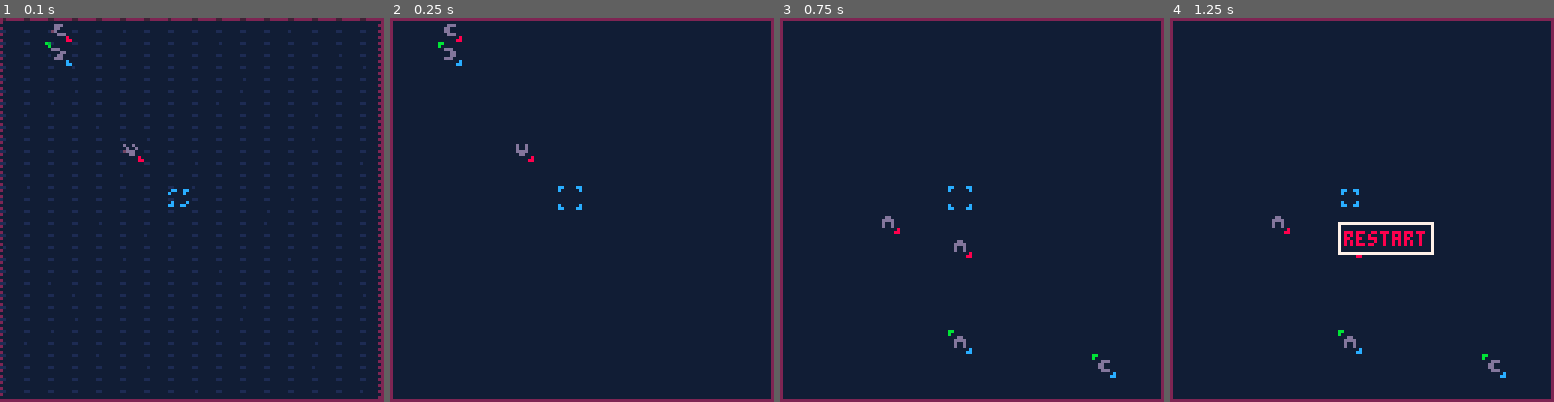
Above: before the commit, frames 1-4 (left to right).
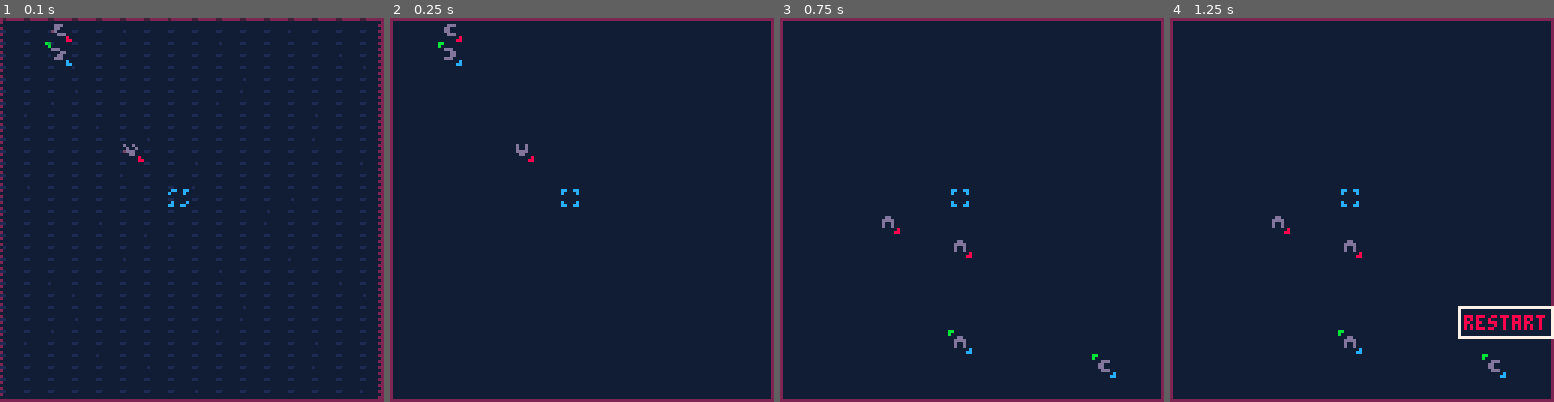
Above: after the commit, the same moments.

Repository: Dragonfoxing/p8projects
Game: PICO-8 cartridge Super Pico Wars Z/space_trpg.p8
Two runs of this game, one before a commit and one after it. Both use one fixed random seed, a clock stepped at 60 frames per second and the inputs below.
Inputs:
- Up to frame 1 (0.1 s): no input
- Up to frame 2 (0.25 s): no input
- Up to frame 3 (0.75 s): tap X (X key) at 0.33 s; tap O (Z key) at 0.7 s
- Up to frame 4 (1.25 s): tap X (X key) at 1.07 s

Frame 1 is identical in both runs. In frame 2, 0.1% of the frame differs, in the area x 43-50%, y 43-50%; in frame 3, 0.1%; in frame 4, 1.9%, in the area x 43-100%, y 53-84%.

Commit message:
Message log partially implemented
because I clearly can't focus on just adjusting the gridsize.  I should have just called this branch "Release2".

Diff:
--- a/Super Pico Wars Z/main.lua
+++ b/Super Pico Wars Z/main.lua
@@ -11,6 +11,7 @@
 
 show_opts=false
 show_cmds=false
+show_msgs=false
 
 cmd_pos=0
 cmd_pos_max=3
@@ -105,7 +106,8 @@
 		end
 
 		--_draw_commandbox()
-		if(show_opts) then _draw_optionbox()
+		if(show_msgs) then _draw_messagebox()
+		elseif(show_opts) then _draw_optionbox()
 		elseif(show_cmds) then _draw_commandbox() end
 		--display_unit_data()
 	else
--- a/Super Pico Wars Z/messagelog.lua
+++ b/Super Pico Wars Z/messagelog.lua
@@ -1,10 +1,18 @@
 --message box
 
-messages={}
-messages.max=10
+log={}
+log.max=9
 
-m={s="",x=0,y=0}
+m={s="",i=0}
 
-function add_message(msg)
-    add(messages,msg)
+log.add = function(msg)
+
+    --if we'll be full, clear space
+    if(#log>log.max+1) then
+        --delete at index
+        deli(log,1)
+    end
+
+    add(log,msg)
+
 end
--- a/Super Pico Wars Z/player.lua
+++ b/Super Pico Wars Z/player.lua
@@ -7,7 +7,11 @@
     ]]
     --pause button (Enter/Start)
     --interrupt normal pause menu
-    if(btn(6)) poke(0x5f30,1)
+    if(btn(6)) then
+        poke(0x5f30,1)
+        if(show_msgs) then show_msgs=false
+        else show_msgs=true end
+    end
 
     if(command==nil and btnp(4) and hovered!=nil and not show_opts and not is_unit_idle(hovered)) then
         if(not hovered.player) then return end
--- a/Super Pico Wars Z/settings.lua
+++ b/Super Pico Wars Z/settings.lua
@@ -13,7 +13,7 @@
 --frames, current and max
 fr={}
 fr.c=0
-fr.m=15
+fr.m=31
 
 --c = cursor pos table
 c={x=0,y=0}
--- a/Super Pico Wars Z/ui.lua
+++ b/Super Pico Wars Z/ui.lua
@@ -23,21 +23,29 @@
 end
 --battle borders drawcall
 function _drawborders()
-	--battlefield horizontal
-	line(gxoff,gyoff-1,gxoff+grid*8,gyoff-1)
-	line(gxoff,gyoff+grid*8,gxoff+grid*8,gyoff+grid*8)
-	--battlefield vertical
-	line(gxoff-1,gyoff-1,gxoff-1,gyoff+grid*8)
-	line(gxoff+grid*8,gyoff-1,gxoff+grid*8,gyoff+grid*8)
+	rect(gxoff-1,gyoff-1,gxoff+grid*8,gyoff+grid*8)
+
 end
 
 -- defunct draw call
 function _draw_messagebox()
  --bottom panel
+	--[[
 	line(0,127,127,127)
 	line(0,96,127,96)
 	line(0,96,0,127)
 	line(127,96,127,127)
+	--]]
+
+	rectfill(o.x,o.y+64,o.x+127,o.y+127,1)
+	color(7)
+	rect(o.x,o.y+64,o.x+127,o.y+127)
+
+	if(#log!=0) then
+		for i=1,#log do
+			print(log[i],o.x+4,o.y+62+(6*i))
+		end
+	end
 end
 
 --commands&option draw calls
@@ -47,10 +55,7 @@
 	rectfill(o.x+96,o.y+96,o.x+127,o.y+127,1)
 	color(7)
 	--borders
-	line(o.x+96,o.y+96,o.x+127,o.y+96)
-	line(o.x+96,o.y+96,o.x+96,o.y+127)
-	line(o.x+127,o.y+96,o.x+127,o.y+127)
-	line(o.x+96,o.y+127,o.x+127,o.y+127)
+	rect(o.x+96,o.y+96,o.x+127,o.y+127)
 
 	if(cmd_pos==0 and not hovered.moved) then
 		print("move",o.x+98,o.y+99,8)
@@ -92,15 +97,15 @@
 	line(127,96,127,127)
 	line(96,127,127,127)
 	]]
-	rectfill(96,96,127,106,1)
+	rectfill(o.x+96,o.y+96,o.x+127,o.y+106,1)
 	color(7)
 
-	rect(96,96,127,106)
+	rect(o.x+96,o.y+96,o.x+127,o.y+106)
 
 	if(opt_pos==0) then
-		print("restart",98,99,8)
+		print("restart",o.x+98,o.y+99,8)
 		color(7)
-	else print("restart",98,99) end
+	else print("restart",o.x+98,o.y+99) end
 	--print("",98,106)
 	--print("harden",98,113)
 	--print("prepare",98,120)
--- a/Super Pico Wars Z/units.lua
+++ b/Super Pico Wars Z/units.lua
@@ -142,7 +142,7 @@
 	end
 
 	-- add the results to the log
-	add_message(msg)
+	log.add(msg)
 end
 
 function move_unit(u,x,y)
